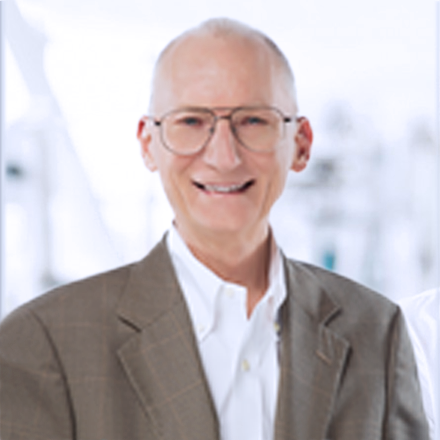
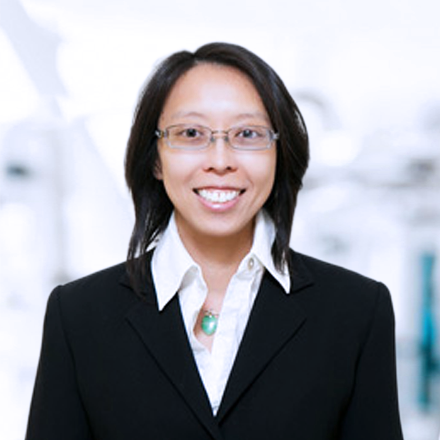
Two versions of the same layered image (440 x 440). Layer-by-layer changes:
hid group "Group 1" (2 layers) over [0, 0, 440, 440]
added layer "Layer 7" above "Layer 6" over [13, 38, 414, 440]
painted on "Layer 2" over [1, 0, 440, 440]
